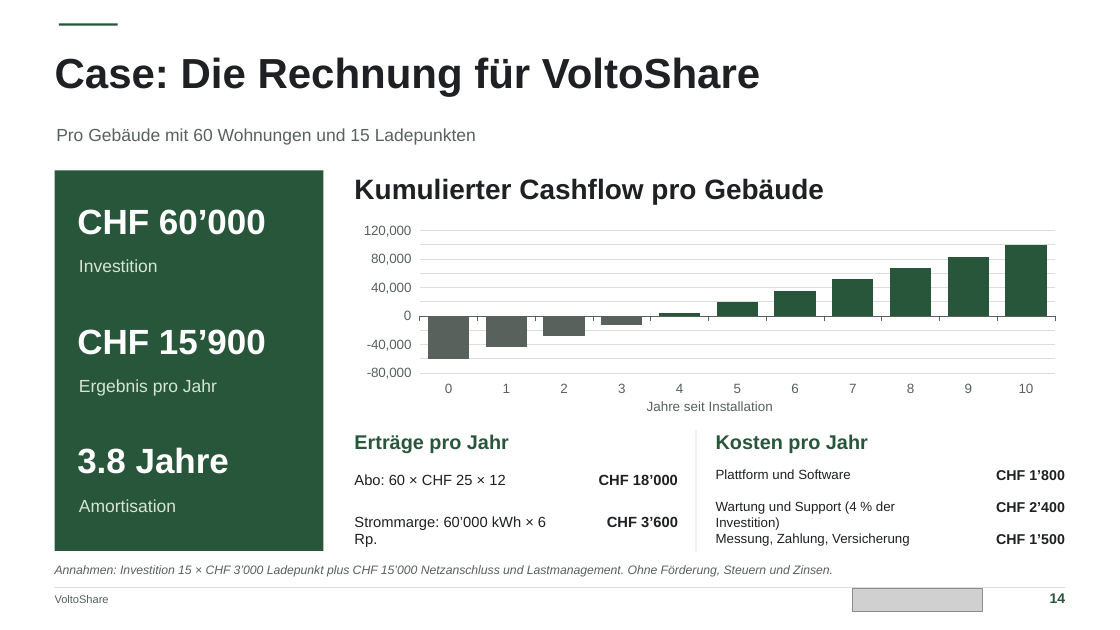
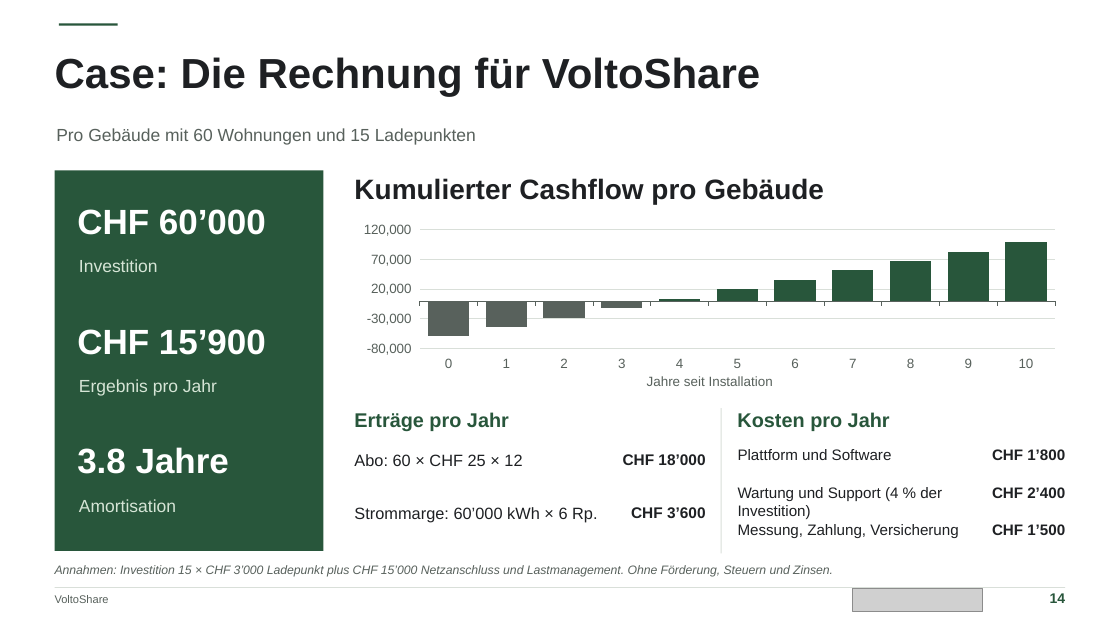
Before and after one commit to Mclement197/Economics-of-electromobility, a slide deck: slide 14 of sites/website/downloads/VoltoShare-Praesentation.pptx. Drawn at 1120x630 pixels with LibreOffice and Linux fonts; fonts in the diff are those of the drawing; grey boxes stand for pictures. Boxes give left, top, right and bottom in pixels: in the first picture for what was removed or moved away, otherwise in the second. Text is boxed around its words. In the diff, an @@ line names an element or a change of style, - is before the commit and + after.

```diff
--- a/sites/website/downloads/VoltoShare-Praesentation.pptx
+++ b/sites/website/downloads/VoltoShare-Praesentation.pptx
@@ column chart: place and size @@
-column chart at (350,219,1070,400)
+column chart at (350,219,1070,375)
@@ text "Jahre seit Installation": place and size @@
-text "Jahre seit Installation" at (647,401,773,411)
+text "Jahre seit Installation" at (647,376,773,386)
@@ text "Erträge pro Jahr": place and size @@
-text "Erträge pro Jahr" at (354,434,509,453)
+text "Erträge pro Jahr" at (354,412,509,431)
@@ rectangle: place and size @@
-rectangle at (696,430,697,552)
+rectangle at (721,408,722,554)
@@ text "Kosten pro Jahr": place and size @@
-text "Kosten pro Jahr" at (716,434,868,453)
+text "Kosten pro Jahr" at (737,412,890,431)
@@ size 11.4 to 13 pt in 3 elements at (738,524,958,538), (738,487,942,519), (738,449,892,460) @@
@@ text "Plattform und Software": place and size @@
-text "Plattform und Software" at (716,469,850,479)
+text "Plattform und Software" at (738,449,892,460)
@@ size 12.2 to 13 pt in 3 elements at (992,524,1065,535), (992,487,1065,498), (992,449,1065,460) @@
@@ text "CHF 1’800": place and size @@
-text "CHF 1’800" at (996,470,1065,480)
+text "CHF 1’800" at (992,449,1065,460)
@@ text "Abo: 60 × CHF 25 ..." at (354,454,522,466): size 12.6 to 14 pt @@
@@ text "Abo: 60 × CHF 25 ...": place and size @@
-text "Abo: 60 × CHF 25 ..." at (354,474,505,485)
+text "Abo: 60 × CHF 25 ..." at (354,454,522,466)
@@ text "CHF 18’000" at (623,454,705,465): size 12.6 to 13.2 pt @@
@@ text "CHF 18’000": place and size @@
-text "CHF 18’000" at (599,474,678,485)
+text "CHF 18’000" at (623,454,705,465)
@@ text "Strommarge: 60’000 kWh × 6 ...": place and size @@
-text "Strommarge: 60’000 kWh × 6 ..." at (354,516,546,547)
+text "Strommarge: 60’000 kWh × 6 ..." at (354,507,597,523)
@@ text "Strommarge: 60’000 kWh × 6 ..." at (354,507,597,523): size 12.6 to 14 pt @@
@@ text "CHF 3’600": place and size @@
-text "CHF 3’600" at (607,516,678,527)
+text "CHF 3’600" at (631,507,706,518)
@@ text "CHF 3’600" at (631,507,706,518): size 12.6 to 13.2 pt @@
@@ text "Wartung und Support (4 % ...": place and size @@
-text "Wartung und Support (4 % ..." at (716,501,895,530)
+text "Wartung und Support (4 % ..." at (738,487,942,519)
@@ text "CHF 2’400": place and size @@
-text "CHF 2’400" at (996,502,1065,512)
+text "CHF 2’400" at (992,487,1065,498)
@@ text "Messung, Zahlung, Versicherung": place and size @@
-text "Messung, Zahlung, Versicherung" at (716,533,910,546)
+text "Messung, Zahlung, Versicherung" at (738,524,958,538)
@@ text "CHF 1’500": place and size @@
-text "CHF 1’500" at (996,534,1065,544)
+text "CHF 1’500" at (992,524,1065,535)
```
Also in this commit, not shown: 3 other slides changed, 56 other files.
